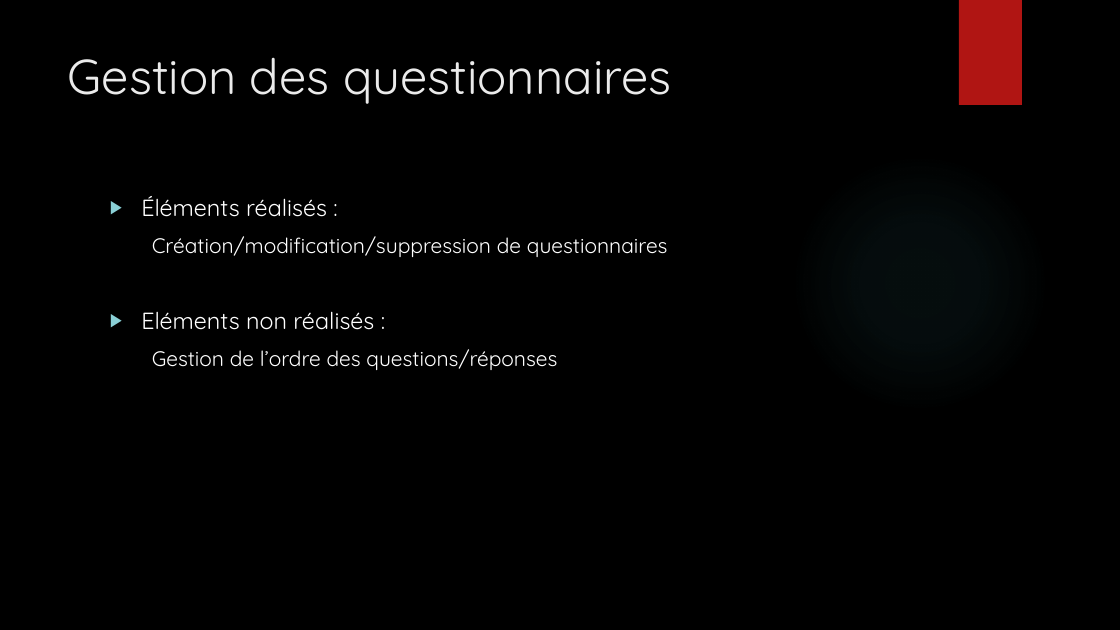
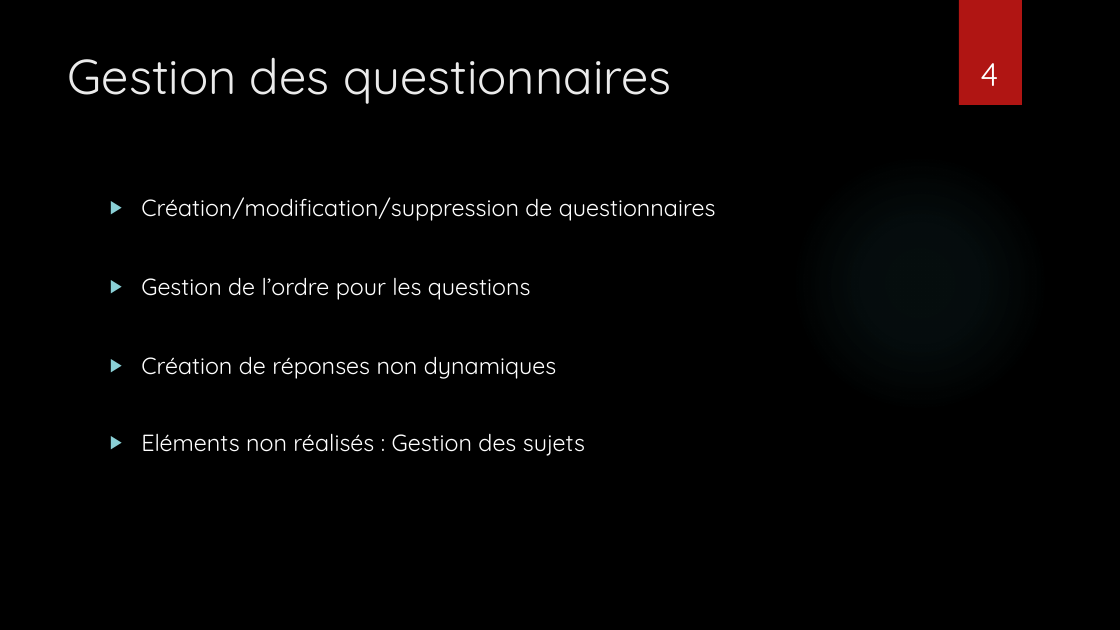
Before and after one commit to ChaKiG/SR03, a slide deck: slide 4 of Projet_stagiaire/ressources/SR03 Projet.pptx (slide 3 before the commit). Drawn at 1120x630 pixels with LibreOffice and Linux fonts; fonts in the diff are those of the drawing; background and template pictures are left out. Boxes give left, top, right and bottom in pixels: in the first picture for what was removed or moved away, otherwise in the second. Text is boxed around its words. In the diff, an @@ line names an element or a change of style, - is before the commit and + after.

Commit message:
Modification du powerpoint

```diff
--- a/Projet_stagiaire/ressources/SR03 Projet.pptx
+++ b/Projet_stagiaire/ressources/SR03 Projet.pptx
@@ page number added at bbox=[980, 63, 998, 86], 28 pt, text #FFFFFF @@
+4
@@ text at bbox=[141, 196, 327, 217]: paragraph removed @@
-▶ Éléments réalisés :
@@ text at bbox=[141, 197, 716, 221]: size 18 to 20 pt in "Création/modification/suppression de questionnaires"; bullet none to ▶; list level 2 to 1 in "Création/modification/suppression de questionnaires" @@
@@ text at bbox=[141, 277, 585, 456]: text changed; size 18 to 20 pt @@
-▶ Eléments non réalisés :
-  Gestion de l’ordre des questions/réponses
+▶ Gestion de l’ordre pour les questions
+▶ Création de réponses non dynamiques
+▶ Eléments non réalisés : Gestion des sujets
```
Also in this commit, not shown: 3 other slides changed, 2 slides added.
